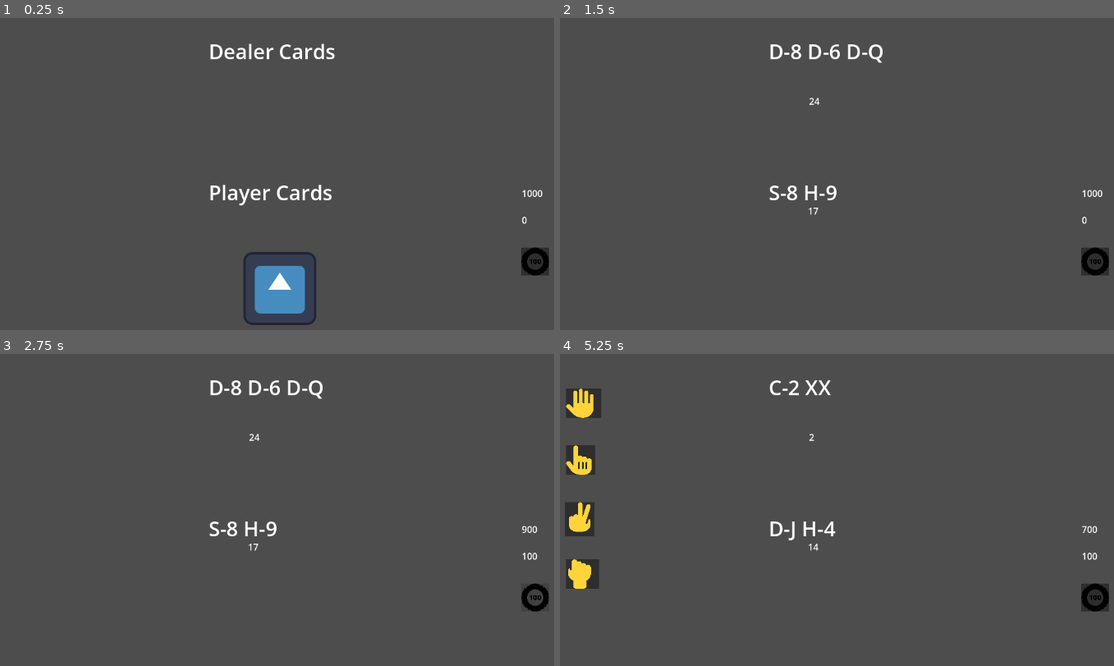
Above: before the commit, frames 1-4 (two rows, left to right).
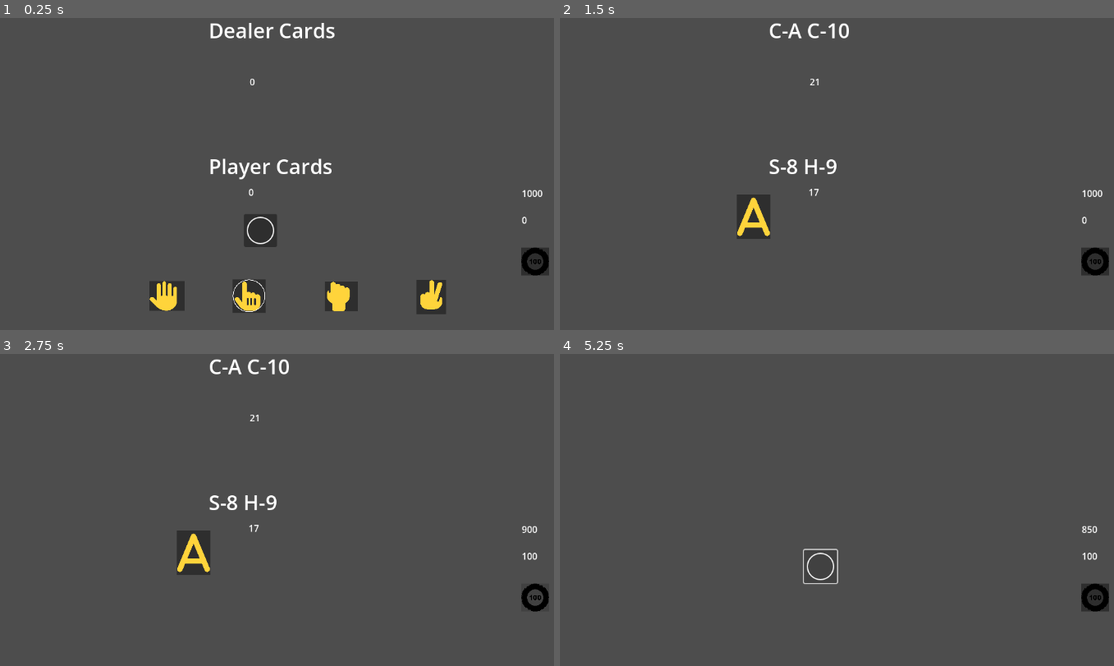
Above: after the commit, the same moments.

Repository: dooyoon/blackjack21-godot
Game: Godot game, scene res://main.tscn
The game is run twice, just before and just after one commit, with the same random seed, the same clock (stepped at 60 frames per second) and the same inputs. The engine's default icon, where the game draws it, is replaced by a stand-in: a white triangle on a blue panel in a dark square.
Inputs (mouse positions are in pixels of both pictures, inside the frame that each line leads up to; where the layout moved, square brackets give the same spot in the first picture):
- Up to frame 1 (0.25 s): no input
- Up to frame 2 (1.5 s): click (820, 230) [842, 289] at 0.5 s; click (726, 295) [582, 67] at 1.25 s
- Up to frame 3 (2.75 s): click (537, 597) at 2 s
- Up to frame 4 (5.25 s): click (753, 553) at 2.77 s; click (1097, 597) at 3.5 s; click (1097, 597) at 4.25 s; click (820, 566) [842, 625] at 5 s

The runs differ from the first frame. In frame 1, 6.3% of the frame differs, in the area x 26-81%, y 1-99%; in frame 2, 2.1%; in frame 3, 2.1%; in frame 4, 2.9%.

Commit message:
add chip sound

Diff:
--- a/img/hit.svg
+++ b/img/hit.svg
@@ -1 +1 @@
-<svg xmlns="http://www.w3.org/2000/svg" viewBox="0 0 448 512"><!--!Font Awesome Free 6.7.2 by @fontawesome - https://fontawesome.com License - https://fontawesome.com/license/free Copyright 2025 Fonticons, Inc.--><path fill="#FFD43B" d="M128 40c0-22.1 17.9-40 40-40s40 17.9 40 40l0 148.2c8.5-7.6 19.7-12.2 32-12.2c20.6 0 38.2 13 45 31.2c8.8-9.3 21.2-15.2 35-15.2c25.3 0 46 19.5 47.9 44.3c8.5-7.7 19.8-12.3 32.1-12.3c26.5 0 48 21.5 48 48l0 48 0 16 0 48c0 70.7-57.3 128-128 128l-16 0-64 0-.1 0-5.2 0c-5 0-9.9-.3-14.7-1c-55.3-5.6-106.2-34-140-79L8 336c-13.3-17.7-9.7-42.7 8-56s42.7-9.7 56 8l56 74.7L128 40zM240 304c0-8.8-7.2-16-16-16s-16 7.2-16 16l0 96c0 8.8 7.2 16 16 16s16-7.2 16-16l0-96zm48-16c-8.8 0-16 7.2-16 16l0 96c0 8.8 7.2 16 16 16s16-7.2 16-16l0-96c0-8.8-7.2-16-16-16zm80 16c0-8.8-7.2-16-16-16s-16 7.2-16 16l0 96c0 8.8 7.2 16 16 16s16-7.2 16-16l0-96z"/></svg>
+<svg xmlns="http://www.w3.org/2000/svg" viewBox="-35 -35 570 585"><path fill="#FFD43B" d="M128 40c0-22.1 17.9-40 40-40s40 17.9 40 40l0 148.2c8.5-7.6 19.7-12.2 32-12.2c20.6 0 38.2 13 45 31.2c8.8-9.3 21.2-15.2 35-15.2c25.3 0 46 19.5 47.9 44.3c8.5-7.7 19.8-12.3 32.1-12.3c26.5 0 48 21.5 48 48l0 48 0 16 0 48c0 70.7-57.3 128-128 128l-16 0-64 0-.1 0-5.2 0c-5 0-9.9-.3-14.7-1c-55.3-5.6-106.2-34-140-79L8 336c-13.3-17.7-9.7-42.7 8-56s42.7-9.7 56 8l56 74.7L128 40zM240 304c0-8.8-7.2-16-16-16s-16 7.2-16 16l0 96c0 8.8 7.2 16 16 16s16-7.2 16-16l0-96zm48-16c-8.8 0-16 7.2-16 16l0 96c0 8.8 7.2 16 16 16s16-7.2 16-16l0-96c0-8.8-7.2-16-16-16zm80 16c0-8.8-7.2-16-16-16s-16 7.2-16 16l0 96c0 8.8 7.2 16 16 16s16-7.2 16-16l0-96z"/><circle r="280" cx="250" cy="250" style="stroke:white;stroke-width:10;fill:none"></circle></svg>
--- /dev/null
+++ b/img/oval.svg
@@ -0,0 +1,3 @@
+<svg height="50" width="50" xmlns="http://www.w3.org/2000/svg">
+  <circle r="23" cx="25" cy="25" style="stroke:white;stroke-width:2;fill:none">What</circle>
+</svg>
--- a/main.gd
+++ b/main.gd
@@ -7,7 +7,6 @@
 var dealerPlay = false
 
 func _ready():
-	print("Hello")
 	$dealerCards.add_theme_font_size_override("font_size", 36)
 	$dealerCards.global_position.x = get_viewport().size.x / 2 - $dealerCards.text.length() * 10
 
@@ -18,11 +17,11 @@
 	$Balance.text = str(player1.balance)
 	$Bet.text = str(player1.bet)
 
-	$Stand.pressed.connect(_stand_button_pressed)
-	$Hit.pressed.connect(_hit_button_pressed)
-	$Double.pressed.connect(_double_button_pressed)
-	$Split.pressed.connect(_split_button_pressed)
-	$Insurance.pressed.connect(_insurance_button_pressed)
+	$actions/Stand.pressed.connect(_stand_button_pressed)
+	$actions/Hit.pressed.connect(_hit_button_pressed)
+	$actions/Double.pressed.connect(_double_button_pressed)
+	$actions/Split.pressed.connect(_split_button_pressed)
+	$actions/Insurance.pressed.connect(_insurance_button_pressed)
 	$placeBet.pressed.connect(_placeBet_button_pressed)
 	$chip100.pressed.connect(_chip100_button_pressed)
 
@@ -49,6 +48,8 @@
 	player1.busted =false
 	player1.blackjack=false
 	player1.hasAce=false
+	player1.insurance=false
+	$actions/Insurance.visible=false
 
 	$totalDealer.visible = false
 	$totalPlayer.visible = false
@@ -57,13 +58,24 @@
 	$Timer.stop()
 
 func dealInitialCards():
-	dealCard('dealer')
-	dealCard('player1')
-	dealCard('dealer')
-	dealCard('player1')
+	#dealCard('dealer',null)
+	dealCard('dealer',{'suit':'C','value':'A','score':11,'hidden':false})
+	dealCard('player1',null) #{'suit':'C','value':'A','score':11})
+	dealCard('dealer',{'suit':'C','value':10,'score':10,'hidden':false})
+	dealCard('player1',null) #{'suit':'C','value':10,'score':10})
 
 	if player1.score == 21:
 		player1.blackjack = true
+		checkScore()
+
+	if dealer.hasAce:
+		print('Insurance?')
+		$actions/Insurance.visible=true
+
+	elif dealer.blackjack:
+		dealer.hands[1].hidden=false
+		dealer.score = 21
+		showCards('dealer')
 		checkScore()
 
 func buildDeck():
@@ -88,10 +100,11 @@
 				deck.push_back(card)
 				#print('%s - %s - %s' % [suit, value, score] )
 
-func dealCard(to):
+func dealCard(to, custom):
 	# deal 1st card to player
 	var index = randi_range(0, deck.size()-1)
 	var card = deck[index]
+	if custom: card = custom
 	match to:
 		'dealer':
 			if !dealerPlay && dealer.hands.size() == 1:
@@ -138,18 +151,22 @@
 	$Balance.text = str(player1.balance)
 	$Bet.text = str(player1.bet)
 
+func playsound():
+	$sound/chip.play()
+	await $sound/chip.finished
+
 func showButtons(show):
 	if show:
-		$Stand.visible = true
-		$Hit.visible = true
-		$Double.visible = true
-		$Split.visible = true
+		$actions/Stand.visible = true
+		$actions/Hit.visible = true
+		$actions/Double.visible = true
+		$actions/Split.visible = true
 
 	else:
-		$Stand.visible = false
-		$Hit.visible = false
-		$Double.visible = false
-		$Split.visible = false
+		$actions/Stand.visible = false
+		$actions/Hit.visible = false
+		$actions/Double.visible = false
+		$actions/Split.visible = false
 
 func dealersTurn():
 	print('Dealer\'s turn')
@@ -158,16 +175,22 @@
 	showCards('dealer')
 
 	while (dealer.score < 17) && !player1.busted:
-		dealCard('dealer')
+		dealCard('dealer',null)
 		showCards('dealer')
 	if dealer.score > 21: dealer.busted =true
 	checkScore()
 
 
 func checkScore():
-	if player1.blackjack:
+	if player1.blackjack && !dealer.blackjack:
 		print('Blackjack!')
-		player1.balance += player1.bet * 1.5
+		player1.balance += player1.bet + player1.bet * 1.5
+	elif player1.blackjack && dealer.blackjack:
+		print('Even money')
+		player1.balance += player1.bet * 2
+	elif dealer.blackjack:
+		print('Dealer Blackjack...')
+		# Did any one do Insurance?
 	elif !player1.busted:
 		if dealer.busted || player1.score > dealer.score:
 			print('Player WON')
@@ -178,6 +201,7 @@
 			print('DRAW')
 			player1.balance += player1.bet
 
+	playsound()
 	player1.bet = 0
 	$Balance.text = str(player1.balance)
 	$Bet.text = str(player1.bet)
@@ -185,6 +209,8 @@
 	$Timer.start()
 
 func _placeBet_button_pressed():
+	$sound/chip.play()
+	await $sound/chip.finished
 	dealInitialCards()
 	showCards('player1')
 	showCards('dealer')
@@ -195,6 +221,8 @@
 	player1.bet += 100
 	player1.balance -= 100
 	updateMoney()
+	$sound/chip.play()
+	await $sound/chip.finished
 
 func _stand_button_pressed():
 	print("Stand")
@@ -204,7 +232,7 @@
 
 func _hit_button_pressed():
 	print("Hit")
-	dealCard('player1')
+	dealCard('player1',null)
 	if (player1.score > 21):
 		player1.busted = true
 		showButtons(false)
@@ -217,7 +245,7 @@
 		player1.balance -= player1.bet
 		player1.bet *= 2
 		updateMoney()
-		dealCard('player1')
+		dealCard('player1',null)
 		showButtons(false)
 		dealersTurn()
 	else:
@@ -228,6 +256,12 @@
 
 func _insurance_button_pressed():
 	print("Insurance")
+	$actions/Insurance.visible=false
+	player1.balance -= player1.bet / 2
+	updateMoney()
+	if dealer.blackjack:
+		player1.balance += player1.bet * 2
+
 
 class card:
 	var suit
@@ -244,3 +278,4 @@
 	var hasAce=false
 	var busted=false
 	var score=0
+	var insurance=false
--- a/main.tscn
+++ b/main.tscn
@@ -1,130 +1,63 @@
-[gd_scene load_steps=9 format=3 uid="uid://bu2eh6bntnl7q"]
+[gd_scene load_steps=10 format=3 uid="uid://bu2eh6bntnl7q"]
 
 [ext_resource type="Script" uid="uid://ofkpqbuwt4g3" path="res://main.gd" id="1_7mycd"]
 [ext_resource type="Texture2D" uid="uid://cwbbehf2dy5uh" path="res://img/stand.svg" id="1_lquwl"]
+[ext_resource type="Texture2D" uid="uid://ugbfuhwrwfpf" path="res://img/oval.svg" id="2_5vw27"]
 [ext_resource type="Texture2D" uid="uid://4wb8bevpcky0" path="res://img/hit.svg" id="2_7mycd"]
+[ext_resource type="AudioStream" uid="uid://cdc1yxg2dm212" path="res://sound/chipsCollide1.ogg" id="2_kek77"]
 [ext_resource type="Texture2D" uid="uid://cki46fagb0uob" path="res://img/double.svg" id="3_272bh"]
 [ext_resource type="Texture2D" uid="uid://3jrh6uj40657" path="res://img/split.svg" id="4_5vw27"]
 [ext_resource type="Texture2D" uid="uid://cku8saigk67ak" path="res://img/A.svg" id="5_kek77"]
-[ext_resource type="Texture2D" uid="uid://bp1twajvf2pu5" path="res://img/icon.svg" id="7_272bh"]
 [ext_resource type="Texture2D" uid="uid://c0neefgd02jx3" path="res://img/100.svg" id="8_5vw27"]
 
 [node name="Main" type="Node"]
 script = ExtResource("1_7mycd")
 
+[node name="sound" type="Node" parent="."]
+
+[node name="chip" type="AudioStreamPlayer2D" parent="sound"]
+position = Vector2(799, 268)
+stream = ExtResource("2_kek77")
+
 [node name="dealerCards" type="Label" parent="."]
-offset_left = 513.0
-offset_top = 123.0
-offset_right = 553.0
-offset_bottom = 146.0
+offset_left = 382.0
+offset_top = 86.0
+offset_right = 852.0
+offset_bottom = 191.0
 theme_override_font_sizes/font_size = 76
 text = "Dealer Cards"
 
 [node name="playerCards" type="Label" parent="."]
-offset_left = 523.0
-offset_top = 371.0
-offset_right = 625.0
-offset_bottom = 404.0
+offset_left = 547.0
+offset_top = 325.0
+offset_right = 649.0
+offset_bottom = 358.0
 text = "Player Cards"
 
-[node name="Stand" type="Button" parent="."]
+[node name="placeBet" type="Button" parent="."]
+offset_left = 518.0
+offset_top = 434.0
+offset_right = 576.0
+offset_bottom = 492.0
+action_mode = 0
+icon = ExtResource("2_5vw27")
+
+[node name="placeBet2" type="Button" parent="."]
 visible = false
-anchors_preset = -1
-anchor_left = 0.1
-anchor_top = 0.718
-anchor_right = 0.2
-anchor_bottom = 0.718
-offset_left = -15.2
-offset_top = -315.264
-offset_right = 493.6
-offset_bottom = 204.736
-grow_horizontal = 2
-grow_vertical = 2
-scale = Vector2(0.1, 0.1)
-theme_override_font_sizes/font_size = 36
+offset_left = 799.0
+offset_top = 268.0
+offset_right = 880.0
+offset_bottom = 334.0
 action_mode = 0
-icon = ExtResource("1_lquwl")
 
-[node name="Hit" type="Button" parent="."]
+[node name="placeBet3" type="Button" parent="."]
 visible = false
-anchors_preset = -1
-anchor_left = 0.1
-anchor_top = 0.718
-anchor_right = 0.2
-anchor_bottom = 0.718
-offset_left = -15.2
-offset_top = -215.264
-offset_right = 380.6
-offset_bottom = 304.736
-grow_horizontal = 2
-grow_vertical = 2
-scale = Vector2(0.1, 0.1)
-theme_override_font_sizes/font_size = 36
+offset_left = 255.0
+offset_top = 281.0
+offset_right = 363.0
+offset_bottom = 389.0
 action_mode = 0
-icon = ExtResource("2_7mycd")
-
-[node name="Double" type="Button" parent="."]
-visible = false
-anchors_preset = -1
-anchor_left = 0.1
-anchor_top = 0.718
-anchor_right = 0.2
-anchor_bottom = 0.718
-offset_left = -15.2
-offset_top = -15.264
-offset_right = 453.6
-offset_bottom = 504.736
-grow_horizontal = 2
-grow_vertical = 2
-scale = Vector2(0.1, 0.1)
-theme_override_font_sizes/font_size = 36
-action_mode = 0
-icon = ExtResource("3_272bh")
-
-[node name="Split" type="Button" parent="."]
-visible = false
-anchors_preset = -1
-anchor_left = 0.1
-anchor_top = 0.718
-anchor_right = 0.2
-anchor_bottom = 0.718
-offset_left = 34.8
-offset_top = -115.264
-offset_right = 519.6
-offset_bottom = 404.736
-grow_horizontal = 2
-grow_vertical = 2
-rotation = 1.5708
-scale = Vector2(0.1, 0.1)
-theme_override_font_sizes/font_size = 36
-action_mode = 0
-icon = ExtResource("4_5vw27")
-
-[node name="Insurance" type="Button" parent="."]
-visible = false
-anchors_preset = -1
-anchor_left = 0.1
-anchor_top = 0.718
-anchor_right = 0.2
-anchor_bottom = 0.718
-offset_left = 284.8
-offset_top = -65.264
-offset_right = 561.6
-offset_bottom = 454.736
-grow_horizontal = 2
-grow_vertical = 2
-scale = Vector2(0.15, 0.15)
-theme_override_font_sizes/font_size = 36
-icon = ExtResource("5_kek77")
-icon_alignment = 1
-
-[node name="placeBet" type="TextureButton" parent="."]
-offset_left = 517.0
-offset_top = 501.0
-offset_right = 645.0
-offset_bottom = 629.0
-action_mode = 0
-texture_normal = ExtResource("7_272bh")
+icon = ExtResource("2_5vw27")
 
 [node name="chip100" type="Button" parent="."]
 offset_left = 1005.0
@@ -149,20 +82,107 @@
 text = "Bet"
 
 [node name="totalDealer" type="Label" parent="."]
-visible = false
-offset_left = 527.0
-offset_top = 224.0
-offset_right = 567.0
-offset_bottom = 247.0
+offset_left = 528.0
+offset_top = 190.0
+offset_right = 568.0
+offset_bottom = 218.0
 text = "0"
 
 [node name="totalPlayer" type="Label" parent="."]
-visible = false
-offset_left = 525.0
-offset_top = 417.0
-offset_right = 565.0
-offset_bottom = 440.0
+offset_left = 526.0
+offset_top = 384.0
+offset_right = 566.0
+offset_bottom = 407.0
 text = "0"
 
 [node name="Timer" type="Timer" parent="."]
 wait_time = 3.0
+
+[node name="actions" type="Node" parent="."]
+
+[node name="Stand" type="Button" parent="actions"]
+anchors_preset = -1
+anchor_left = 0.1
+anchor_top = 0.718
+anchor_right = 0.2
+anchor_bottom = 0.718
+offset_left = 236.8
+offset_top = 86.736
+offset_right = 745.6
+offset_bottom = 606.736
+grow_horizontal = 2
+grow_vertical = 2
+scale = Vector2(0.1, 0.1)
+theme_override_font_sizes/font_size = 36
+action_mode = 0
+icon = ExtResource("1_lquwl")
+
+[node name="Hit" type="Button" parent="actions"]
+anchors_preset = -1
+anchor_left = 0.1
+anchor_top = 0.718
+anchor_right = 0.2
+anchor_bottom = 0.718
+offset_left = 382.8
+offset_top = 83.736
+offset_right = 845.6
+offset_bottom = 676.736
+grow_horizontal = 2
+grow_vertical = 2
+scale = Vector2(0.1, 0.1)
+theme_override_font_sizes/font_size = 36
+action_mode = 0
+icon = ExtResource("2_7mycd")
+
+[node name="Double" type="Button" parent="actions"]
+anchors_preset = -1
+anchor_left = 0.1
+anchor_top = 0.718
+anchor_right = 0.2
+anchor_bottom = 0.718
+offset_left = 544.8
+offset_top = 87.736
+offset_right = 1013.6
+offset_bottom = 607.736
+grow_horizontal = 2
+grow_vertical = 2
+scale = Vector2(0.1, 0.1)
+theme_override_font_sizes/font_size = 36
+action_mode = 0
+icon = ExtResource("3_272bh")
+
+[node name="Split" type="Button" parent="actions"]
+anchors_preset = -1
+anchor_left = 0.1
+anchor_top = 0.718
+anchor_right = 0.2
+anchor_bottom = 0.718
+offset_left = 757.8
+offset_top = 84.7361
+offset_right = 1242.6
+offset_bottom = 604.736
+grow_horizontal = 2
+grow_vertical = 2
+rotation = 1.5708
+scale = Vector2(0.1, 0.1)
+theme_override_font_sizes/font_size = 36
+action_mode = 0
+icon = ExtResource("4_5vw27")
+
+[node name="Insurance" type="Button" parent="actions"]
+visible = false
+anchors_preset = -1
+anchor_left = 0.1
+anchor_top = 0.718
+anchor_right = 0.2
+anchor_bottom = 0.718
+offset_left = 284.8
+offset_top = -65.264
+offset_right = 561.6
+offset_bottom = 454.736
+grow_horizontal = 2
+grow_vertical = 2
+scale = Vector2(0.15, 0.15)
+theme_override_font_sizes/font_size = 36
+icon = ExtResource("5_kek77")
+icon_alignment = 1
Not shown, added: img/oval.svg.import
Binary file added: img/table.jpg
Not shown, added: img/table.jpg.import
Not shown, added: sound/chipsCollide1.ogg.import
Not shown, added: sound/chipsCollide1.ogg
